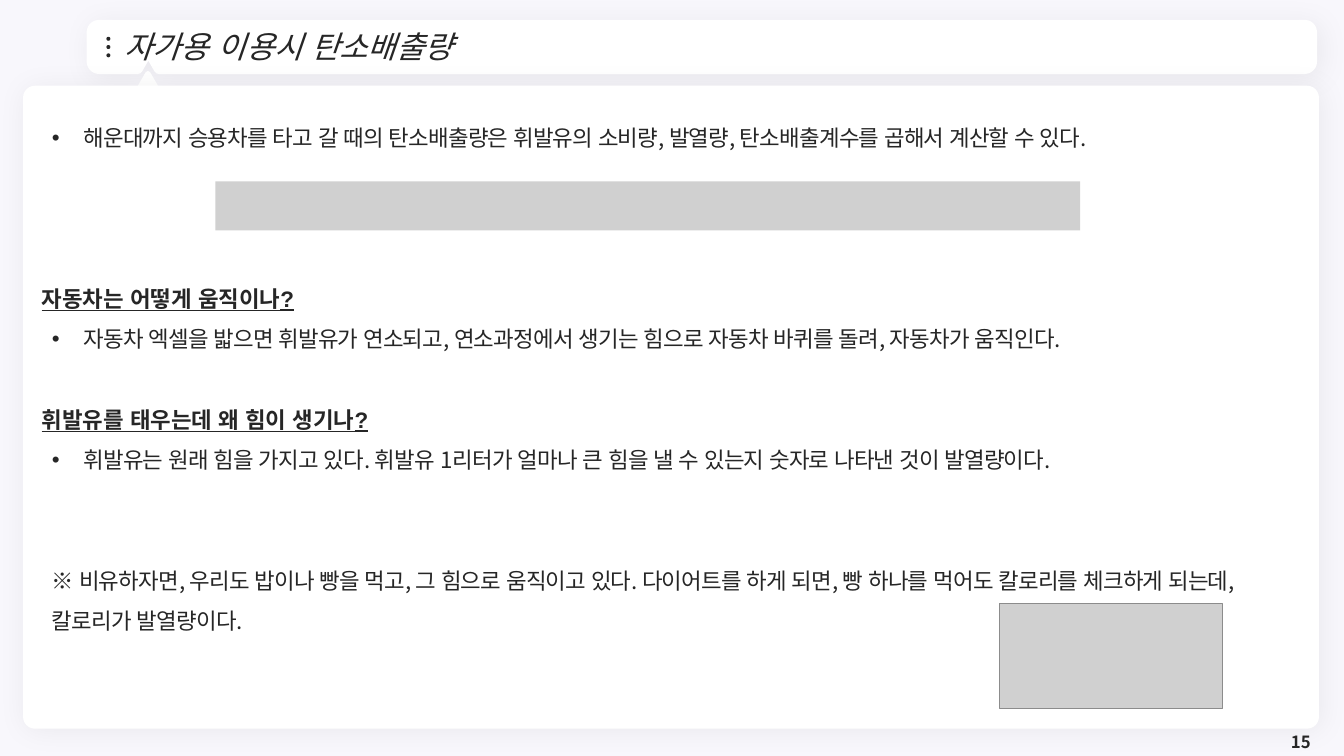
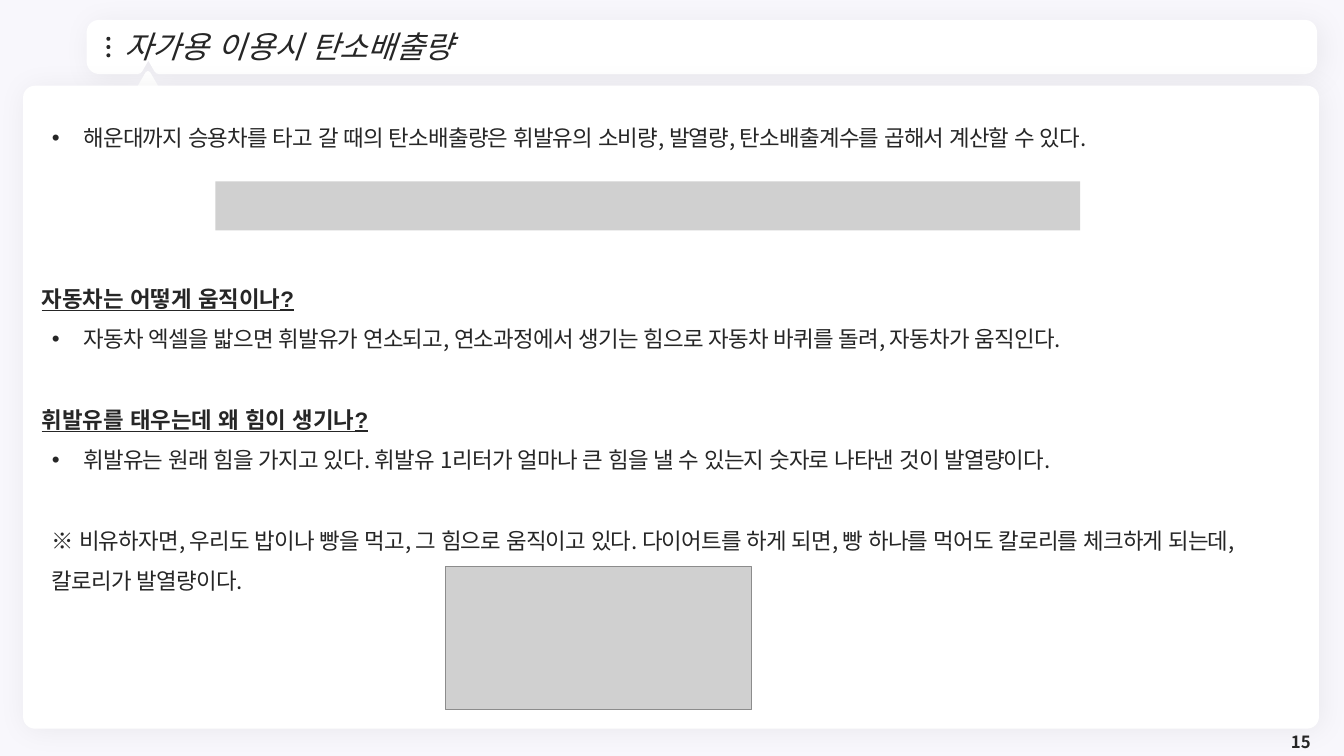
Before and after one commit to meandthey/Teaching, a slide deck: slide 15 of 생활속의 경제/01_Lectures/생활속의 경제_(에너지경제).pptx. Drawn at 1344x756 pixels with LibreOffice and Linux fonts; fonts in the diff are those of the drawing; grey boxes stand for pictures; background and template pictures are left out. Boxes give left, top, right and bottom in pixels: in the first picture for what was removed or moved away, otherwise in the second. Text is boxed around its words. In the diff, an @@ line names an element or a change of style, - is before the commit and + after.

```diff
--- a/생활속의 경제/01_Lectures/생활속의 경제_(에너지경제).pptx
+++ b/생활속의 경제/01_Lectures/생활속의 경제_(에너지경제).pptx
@@ text "해운대까지 승용차를 타고 갈 때의 ..." rewrapped from [42,127,1234,631] to [42,127,1234,591] @@
@@ picture: place and size @@
-picture at [999,604,1223,709]
+picture at [446,567,752,710]
```
Also in this commit, not shown: 9 other slides changed, 2 slides added.
